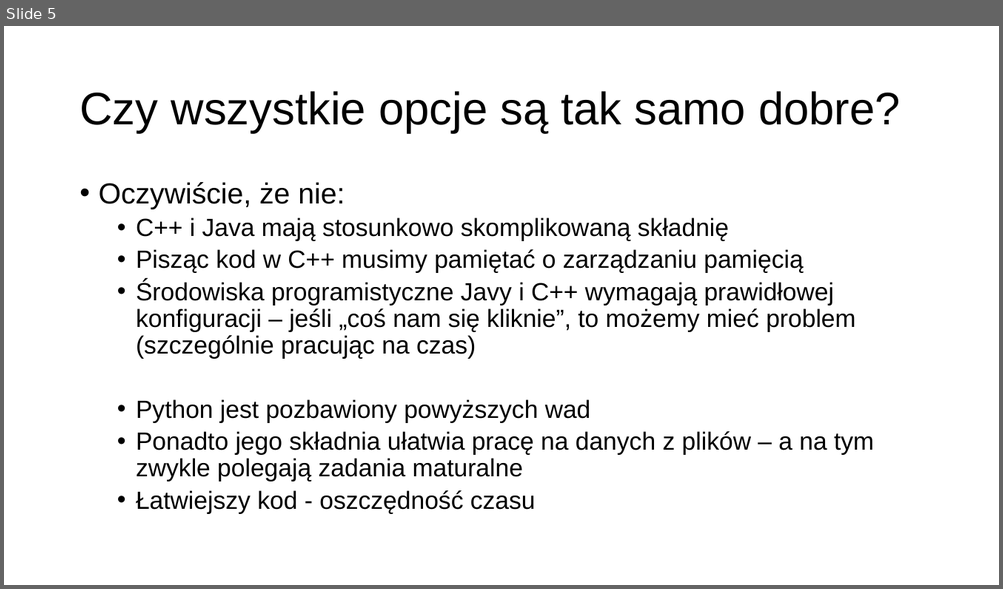
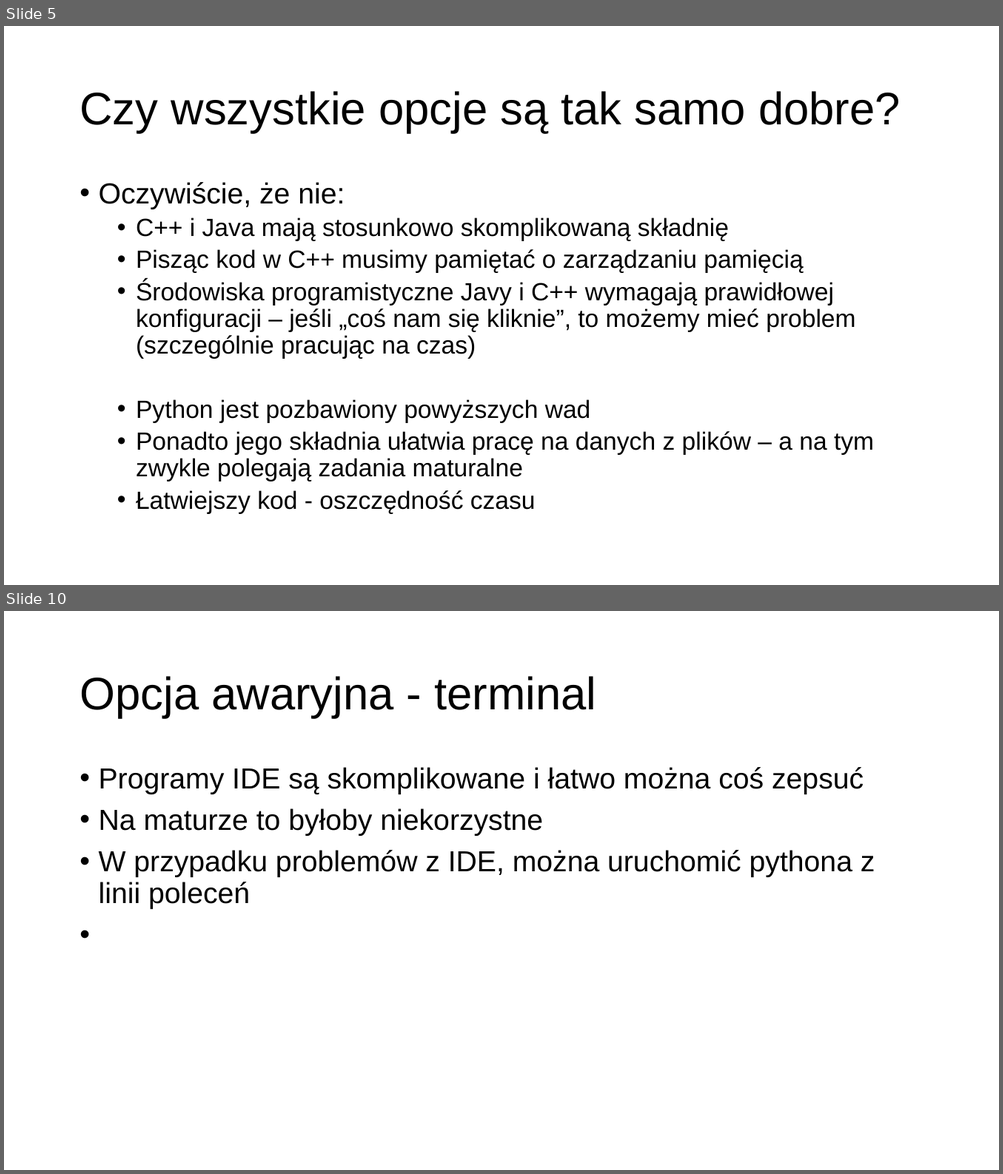
Before and after one commit to MikoStoro/ETI_Academy_Matura, a slide deck: prezentacje/prezentacja1.pptx. Shown one above the other, each under a label of ours: slide 5 before the commit, slides 5 and 10 after it; the slides between them are not shown. The pictures are 1003x589 and 1003x1174 pixels, drawn with LibreOffice and Linux fonts; fonts in the diff are those of the drawing; background and template pictures are left out. Boxes give left, top, right and bottom in pixels: in the first picture for what was removed or moved away, otherwise in the second. Text is boxed around its words. In the diff, an @@ line names an element or a change of style, - is before the commit and + after.

```diff
--- a/prezentacje/prezentacja1.pptx
+++ b/prezentacje/prezentacja1.pptx
@@ slide 10 added at <box>4,611,999,1170</box>, background picture (left out) @@
@@ title added at <box>79,676,596,718</box>, 44 pt, text #000000 @@
+Opcja awaryjna - terminal
@@ text added at <box>99,767,875,909</box>, 28 pt, text #000000 @@
+• Programy IDE są skomplikowane i łatwo można coś zepsuć
+• Na maturze to byłoby niekorzystne
+• W przypadku problemów z IDE, można uruchomić pythona z linii poleceń
```
Also in this commit, not shown: 3 slides changed, 5 other slides added, 2 slides removed, 1 other file.
